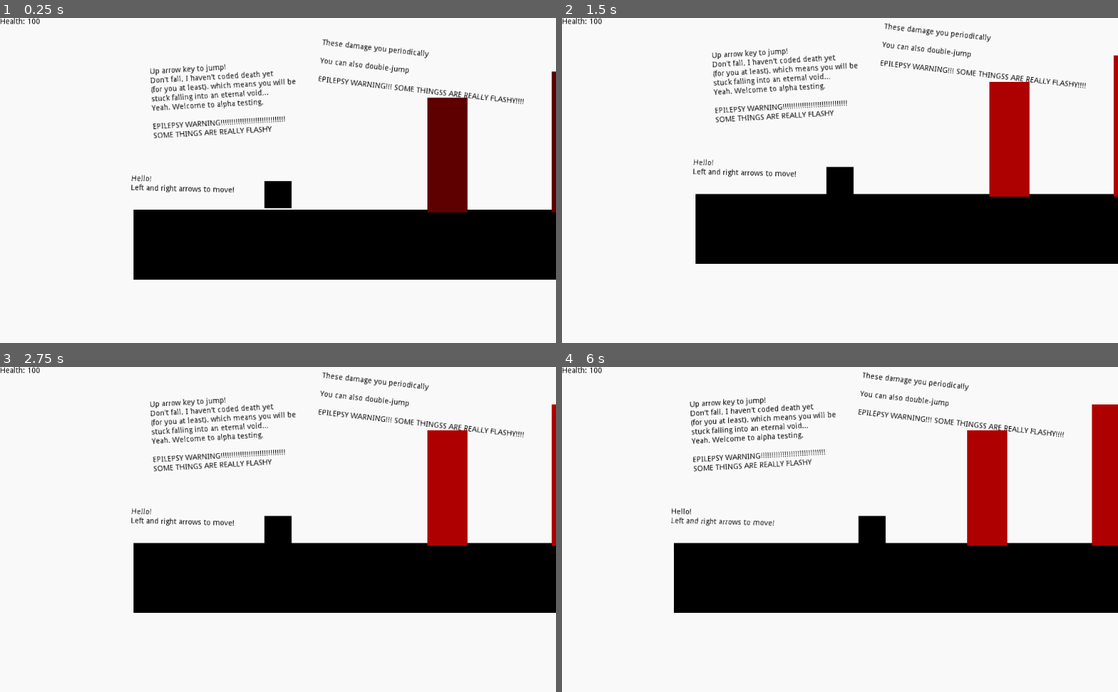
Above: before the commit, frames 1-4 (two rows, left to right).
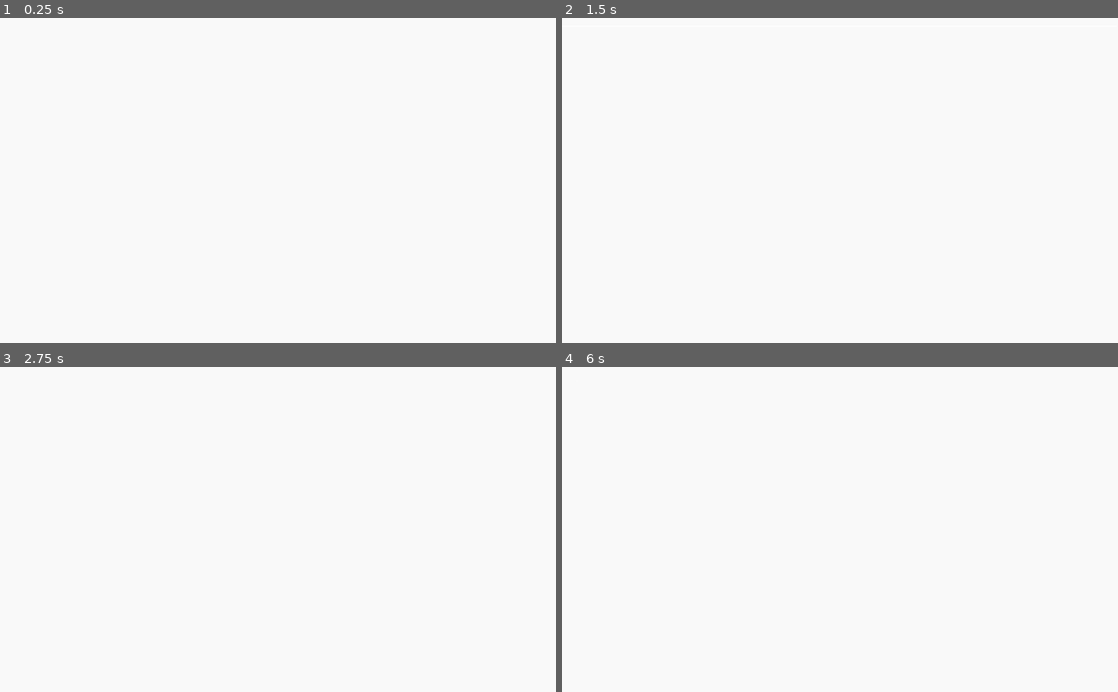
Above: after the commit, the same moments.

Repository: RavenJFelix/Square
Game: Godot game, scene res://gui/intro/intro-menu.tscn
Two runs of this game, one before a commit and one after it. Both use one fixed random seed, a clock stepped at 60 frames per second and the inputs below. Before the commit the project starts from res://levelz/level_0/level_0.tscn.
Inputs (mouse positions are in pixels of both pictures, inside the frame that each line leads up to):
- Up to frame 1 (0.25 s): no input
- Up to frame 2 (1.5 s): click (840, 24) at 0.5 s, where only the run after the commit has a clickable "Play"; click (840, 24) at 1.25 s, where only the run after the commit has a clickable "Play"
- Up to frame 3 (2.75 s): click (278, 471) at 2 s, where only the run after the commit has a clickable "Levels"
- Up to frame 4 (6 s): click (567, 380) at 2.75 s, where only the run after the commit has a clickable "1"; click (573, 380) at 3.5 s, where only the run after the commit has a clickable "1"; click (573, 380) at 4.25 s, where only the run after the commit has a clickable "1"; click (578, 380) at 5 s, where only the run after the commit has a clickable "1"; tap Enter at 5.75 s; hold Right (ui_right) from 5.78 s (still down)

The runs differ from the first frame. In frame 1, 22% of the frame differs, in the area x 0-100%, y 0-81%; in frame 2, 22%; in frame 3, 22%; in frame 4, 25%, in the area x 0-100%, y 0-76%.

Commit message:
Change default scene to intro menu

Diff:
--- a/project.godot
+++ b/project.godot
@@ -16,7 +16,7 @@
 [application]
 
 config/name="Square"
-run/main_scene="res://levelz/level_0/level_0.tscn"
+run/main_scene="res://gui/intro/intro-menu.tscn"
 config/icon="res://icon.png"
 
 [rendering]
